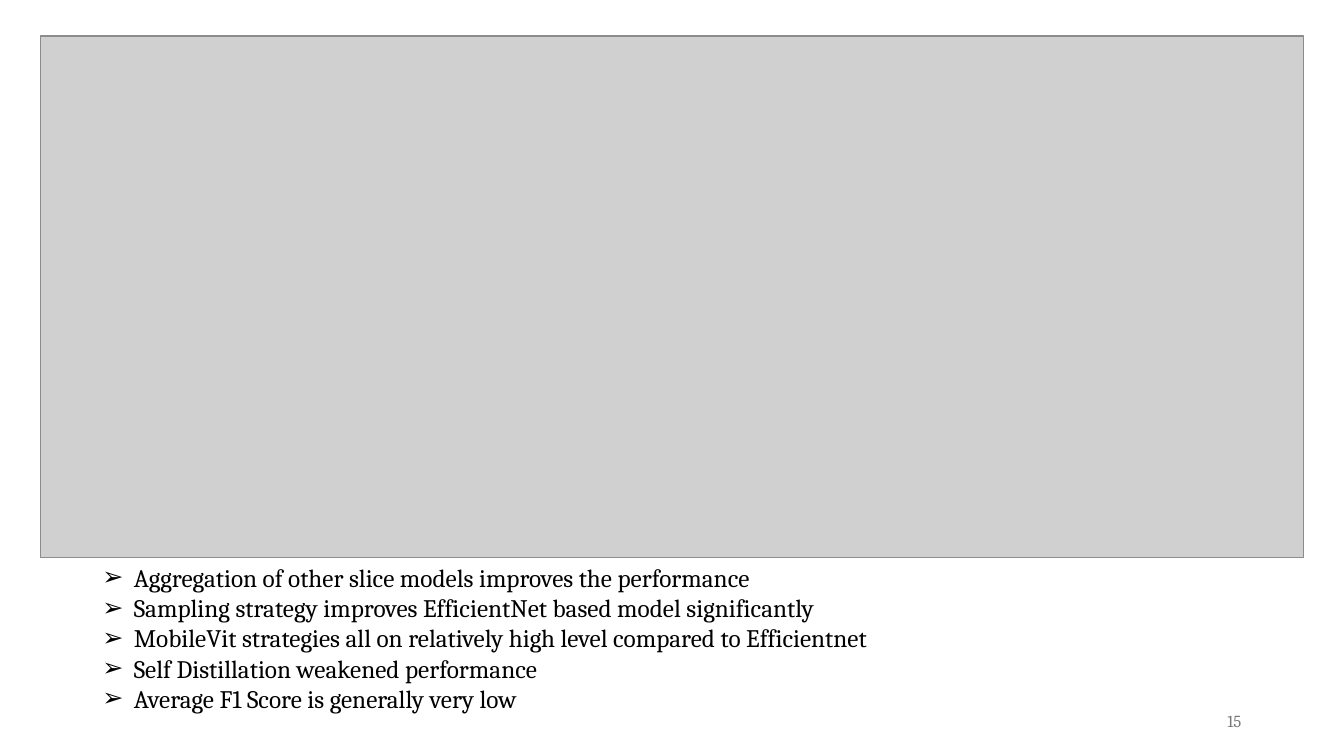
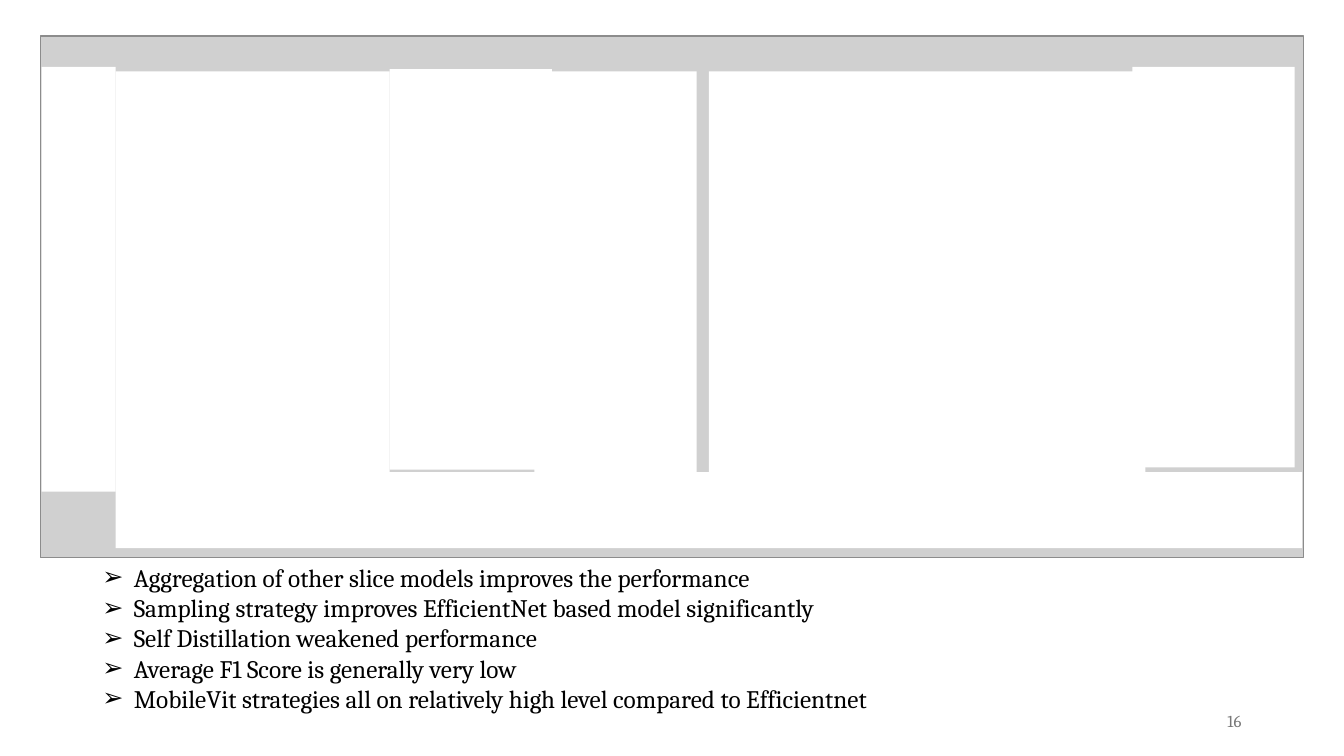
Before and after one commit to HenriSmidt/Alzheimer_Detection, a slide deck: slide 16 of Presentation.pptx (slide 15 before the commit). Drawn at 1344x756 pixels with LibreOffice and Linux fonts; fonts in the diff are those of the drawing; grey boxes stand for pictures. Boxes give left, top, right and bottom in pixels: in the first picture for what was removed or moved away, otherwise in the second. Text is boxed around its words. In the diff, an @@ line names an element or a change of style, - is before the commit and + after.

Commit message:
presentation update

```diff
--- a/Presentation.pptx
+++ b/Presentation.pptx
@@ rectangle added at (x1=41, y1=67, x2=115, y2=491), fill #FFFFFF @@
@@ rectangle added at (x1=116, y1=72, x2=390, y2=473), fill #FFFFFF @@
@@ rectangle added at (x1=390, y1=70, x2=553, y2=471), fill #FFFFFF @@
@@ rectangle added at (x1=534, y1=72, x2=697, y2=473), fill #FFFFFF @@
@@ rectangle added at (x1=709, y1=72, x2=983, y2=473), fill #FFFFFF @@
@@ rectangle added at (x1=983, y1=72, x2=1145, y2=473), fill #FFFFFF @@
@@ rectangle added at (x1=1132, y1=67, x2=1295, y2=468), fill #FFFFFF @@
@@ rectangle added at (x1=116, y1=472, x2=1303, y2=548), fill #FFFFFF @@
@@ text at (x1=134, y1=629, x2=867, y2=653): paragraph removed @@
-➢ MobileVit strategies all on relatively high level compared to Efficientnet
@@ text at (x1=134, y1=690, x2=867, y2=714): paragraph added @@
+➢ MobileVit strategies all on relatively high level compared to Efficientnet
@@ page number at (x1=1227, y1=716, x2=1241, y2=727): text changed @@
-15
+16
```
Also in this commit, not shown: 5 other slides changed, 1 slide added.
